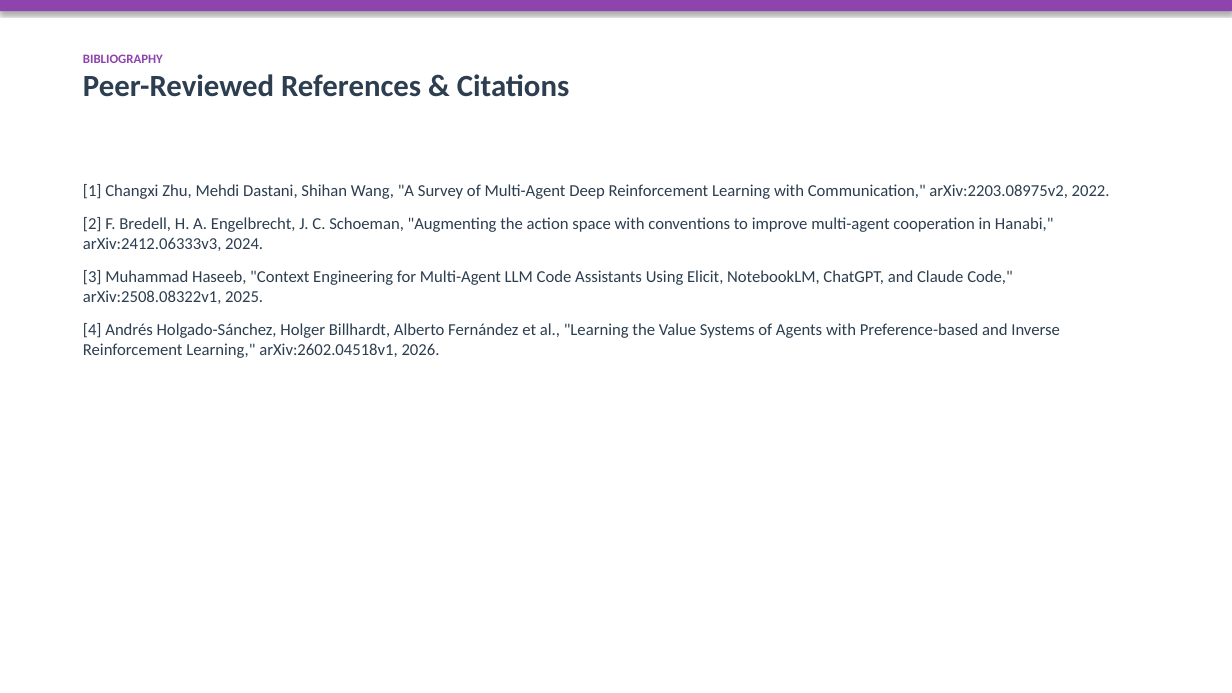
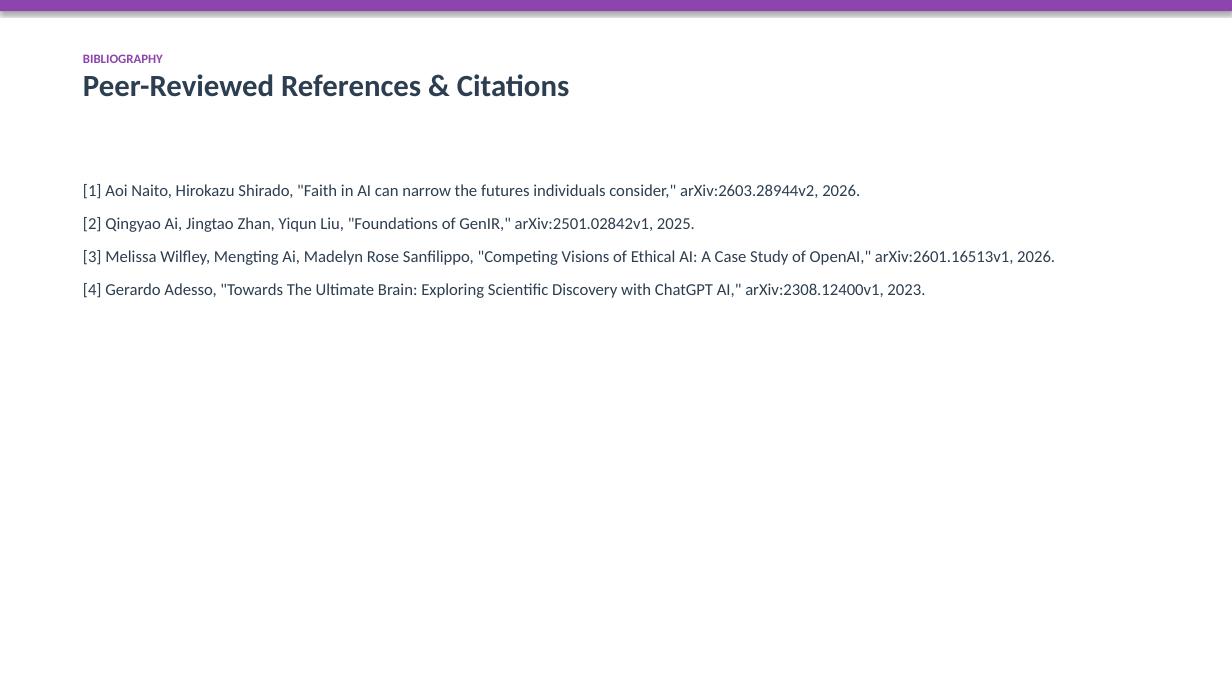
Before and after one commit to rahulkumar-andc/resercher-campanion, a slide deck: slide 5 of output/Presentation.pptx. Drawn at 1232x693 pixels with LibreOffice and Linux fonts; fonts in the diff are those of the drawing. Boxes give left, top, right and bottom in pixels: in the first picture for what was removed or moved away, otherwise in the second. Text is boxed around its words. In the diff, an @@ line names an element or a change of style, - is before the commit and + after.

Commit message:
feat: Integrate Hugging Face Upskill engine for agent trace logging and accuracy evaluation

```diff
--- a/output/Presentation.pptx
+++ b/output/Presentation.pptx
@@ text at [83, 184, 1055, 298]: text changed @@
-[1] Changxi Zhu, Mehdi Dastani, Shihan Wang, "A Survey of Multi-Agent Deep Reinforcement Learning with Communication," arXiv:2203.08975v2, 2022.
-[2] F. Bredell, H. A. Engelbrecht, J. C. Schoeman, "Augmenting the action space with conventions to improve multi-agent cooperation in Hanabi," arXiv:2412.06333v3, 2024.
-[3] Muhammad Haseeb, "Context Engineering for Multi-Agent LLM Code Assistants Using Elicit, NotebookLM, ChatGPT, and Claude Code," arXiv:2508.08322v1, 2025.
-[4] Andrés Holgado-Sánchez, Holger Billhardt, Alberto Fernández et al., "Learning the Value Systems of Agents with Preference-based and Inverse Reinforcement Learning," arXiv:2602.04518v1, 2026.
+[1] Aoi Naito, Hirokazu Shirado, "Faith in AI can narrow the futures individuals consider," arXiv:2603.28944v2, 2026.
+[2] Qingyao Ai, Jingtao Zhan, Yiqun Liu, "Foundations of GenIR," arXiv:2501.02842v1, 2025.
+[3] Melissa Wilfley, Mengting Ai, Madelyn Rose Sanfilippo, "Competing Visions of Ethical AI: A Case Study of OpenAI," arXiv:2601.16513v1, 2026.
+[4] Gerardo Adesso, "Towards The Ultimate Brain: Exploring Scientific Discovery with ChatGPT AI," arXiv:2308.12400v1, 2023.
```
Also in this commit, not shown: 3 other slides changed, 9 other files.
